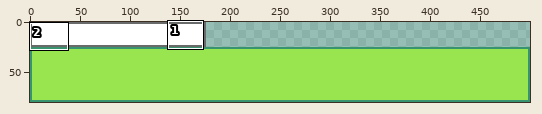
Pixel-art file -- AsepriteFiles/Drafts/UI/health bars.ase. Above: a wide view before the commit, with the close-up outlined.
Close-up. Before the edit:
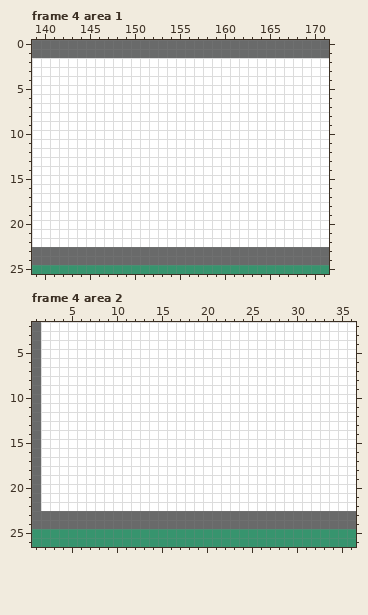
500x80 pixels, 4 frames. Shown: frame 4 area 1: x 139..171, y 0..25; frame 4 area 2: x 1..36, y 2..26.
And afterwards:
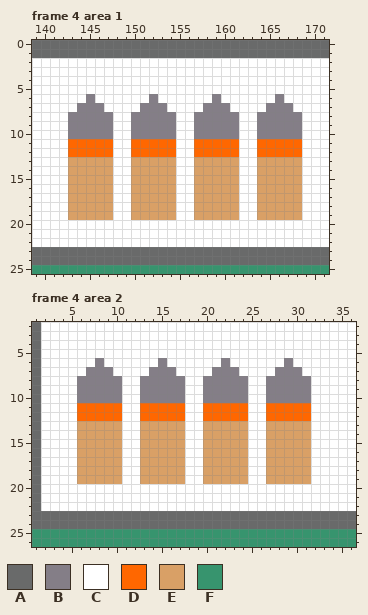
Palette (. is transparent): A #696a6a  B #847e87  C #ffffff  D #ff6700  E #d9a066  F #37946e
Diff:
Frame 4 area 1, layer "Layer 3":
y 6: x 145 C -> B; x 152 C -> B; x 159 C -> B; x 166 C -> B
y 7: x 144..146 CCC -> BBB; x 151..153 CCC -> BBB; x 158..160 CCC -> BBB; x 165..167 CCC -> BBB
y 8..10: x 143..147 CCCCC -> BBBBB; x 150..154 CCCCC -> BBBBB; x 157..161 CCCCC -> BBBBB; x 164..168 CCCCC -> BBBBB
y 11..12: x 143..147 CCCCC -> DDDDD; x 150..154 CCCCC -> DDDDD; x 157..161 CCCCC -> DDDDD; x 164..168 CCCCC -> DDDDD
y 13..19: x 143..147 CCCCC -> EEEEE; x 150..154 CCCCC -> EEEEE; x 157..161 CCCCC -> EEEEE; x 164..168 CCCCC -> EEEEE
Frame 4 area 2, layer "Layer 3":
y 6: x 8 C -> B; x 15 C -> B; x 22 C -> B; x 29 C -> B
y 7: x 7..9 CCC -> BBB; x 14..16 CCC -> BBB; x 21..23 CCC -> BBB; x 28..30 CCC -> BBB
y 8..10: x 6..10 CCCCC -> BBBBB; x 13..17 CCCCC -> BBBBB; x 20..24 CCCCC -> BBBBB; x 27..31 CCCCC -> BBBBB
y 11..12: x 6..10 CCCCC -> DDDDD; x 13..17 CCCCC -> DDDDD; x 20..24 CCCCC -> DDDDD; x 27..31 CCCCC -> DDDDD
y 13..19: x 6..10 CCCCC -> EEEEE; x 13..17 CCCCC -> EEEEE; x 20..24 CCCCC -> EEEEE; x 27..31 CCCCC -> EEEEE
